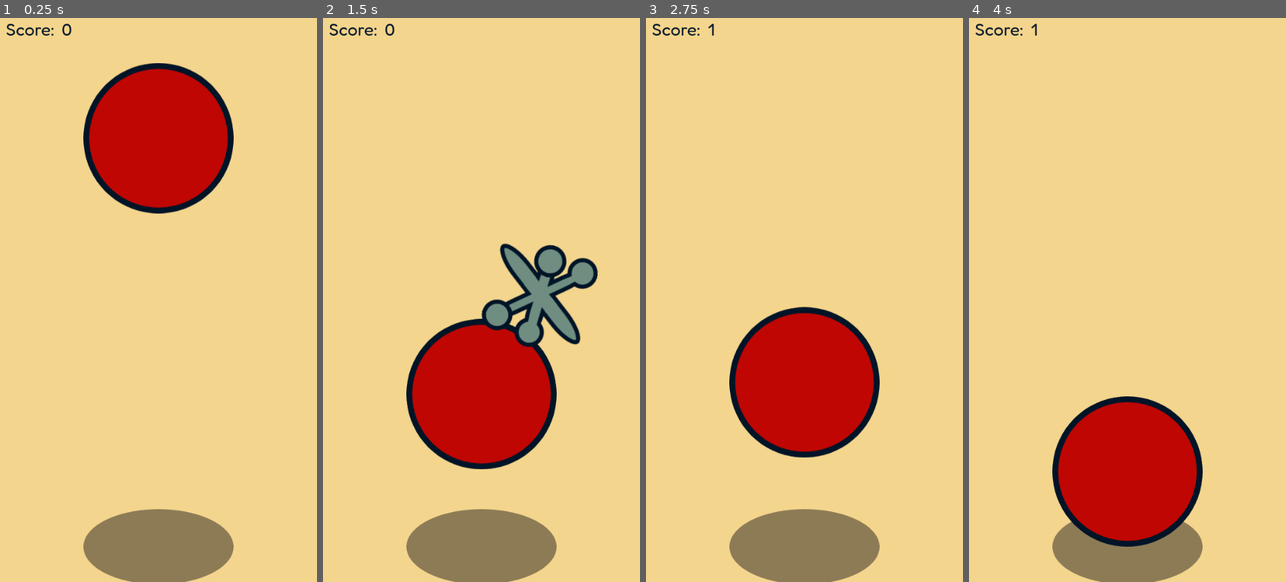
Above: before the commit, frames 1-4 (left to right).
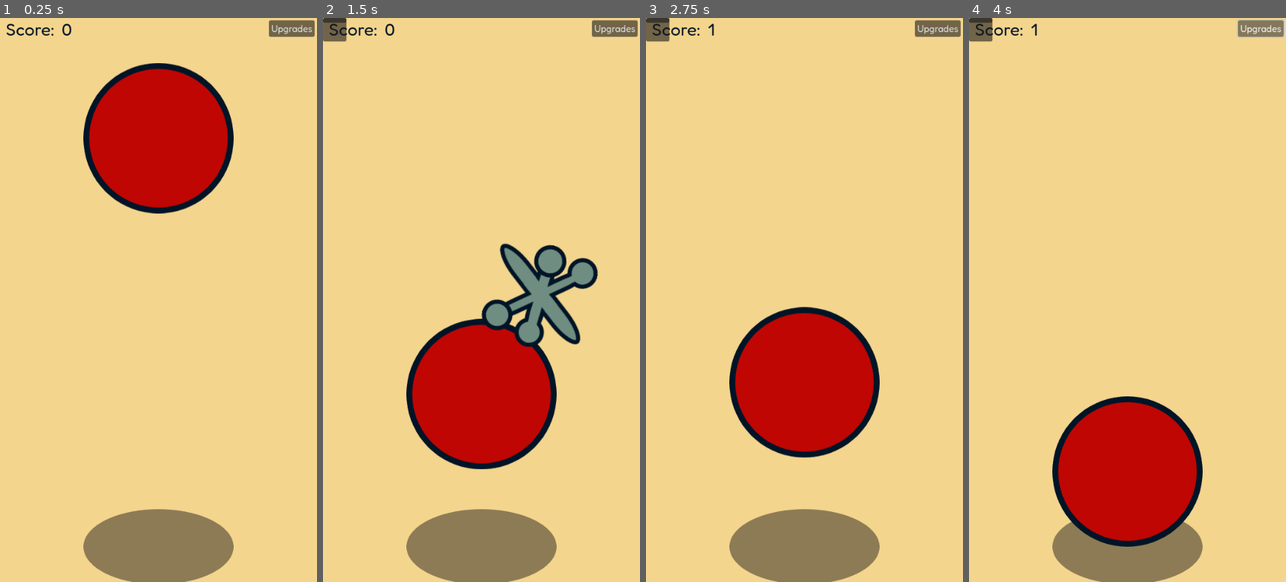
Above: after the commit, the same moments.

Repository: casellner/Idle-Jacks
Game: Godot game, scene res://game.tscn
Same seed, same stepped clock (60 frames per second), same inputs: the game is played once before the commit and once after it.
Inputs (mouse positions are in pixels of both pictures, inside the frame that each line leads up to):
- Up to frame 1 (0.25 s): no input
- Up to frame 2 (1.5 s): click (614, 29) at 0.5 s, where only the run after the commit has a clickable "Upgrades"; click (481, 469) at 1.25 s
- Up to frame 3 (2.75 s): click (861, 294) at 2 s
- Up to frame 4 (4 s): click (1127, 390) at 2.75 s; click (1260, 29) at 3.5 s, where only the run after the commit has a clickable "Upgrades"

The runs differ from the first frame. In frame 1, 0.4% of the frame differs, in the area x 84-100%, y 0-4%; in frame 2, 0.7%; in frame 3, 0.7%; in frame 4, 0.8%, in the area x 0-100%, y 0-5%.

Commit message:
Add upgrades menu logic

Diff:
--- a/Godot/game.tscn
+++ b/Godot/game.tscn
@@ -1,10 +1,11 @@
-[gd_scene load_steps=9 format=3 uid="uid://dltk7wadcodli"]
+[gd_scene load_steps=10 format=3 uid="uid://dltk7wadcodli"]
 
 [ext_resource type="PackedScene" uid="uid://q54hxsydl8vl" path="res://ball.tscn" id="1_3fcaw"]
 [ext_resource type="Script" path="res://scripts/game.gd" id="1_mj0j3"]
 [ext_resource type="Texture2D" uid="uid://lhtm352eusx5" path="res://sprites/background.png" id="3_ln215"]
 [ext_resource type="Texture2D" uid="uid://q0xf30xjme4o" path="res://sprites/shadow.png" id="4_rk1m2"]
 [ext_resource type="AudioStream" uid="uid://belr237ttqwlf" path="res://audio/jack.mp3" id="5_whfy3"]
+[ext_resource type="PackedScene" uid="uid://cgi0jne2bpvrp" path="res://upgrades_menu.tscn" id="6_1husg"]
 
 [sub_resource type="Theme" id="Theme_ql8bq"]
 default_font_size = 30
@@ -56,4 +57,16 @@
 [node name="AudioStreamPlayer2D" type="AudioStreamPlayer2D" parent="."]
 stream = ExtResource("5_whfy3")
 
+[node name="Upgrades Menu" parent="." instance=ExtResource("6_1husg")]
+visible = false
+
+[node name="UpgradesButton" type="Button" parent="."]
+offset_left = 458.0
+offset_top = 4.0
+offset_right = 536.0
+offset_bottom = 32.0
+text = "Upgrades"
+
 [connection signal="ball_clicked" from="Ball" to="." method="_on_ball_ball_clicked"]
+[connection signal="upgrades_menu_close" from="Upgrades Menu" to="." method="_on_upgrades_menu_upgrades_menu_close"]
+[connection signal="pressed" from="UpgradesButton" to="." method="_on_upgrades_button_pressed"]
--- a/Godot/scripts/game.gd
+++ b/Godot/scripts/game.gd
@@ -61,3 +61,13 @@
 	if $Ball.is_on_floor():
 		$Ball.jump = true # tell ball to jump
 		spawn_jack() #spawn a jack
+
+# Function: _on_upgrades_menu_upgrades_menu_close()
+# Purpose:  This function is called when the upgrades_menu scene emits "upgrades_menu_close"
+#
+func _on_upgrades_menu_upgrades_menu_close() -> void:
+	$"Upgrades Menu".hide()
+
+
+func _on_upgrades_button_pressed() -> void:
+	$"Upgrades Menu".show()
--- /dev/null
+++ b/Godot/scripts/upgrades_menu.gd
@@ -0,0 +1,16 @@
+extends Control
+
+signal upgrades_menu_close
+
+# Called when the node enters the scene tree for the first time.
+func _ready() -> void:
+	pass # Replace with function body.
+
+
+# Called every frame. 'delta' is the elapsed time since the previous frame.
+func _process(delta: float) -> void:
+	pass
+
+
+func _on_close_pressed() -> void:
+	emit_signal("upgrades_menu_close")
--- /dev/null
+++ b/Godot/upgrades_menu.tscn
@@ -0,0 +1,25 @@
+[gd_scene load_steps=2 format=3 uid="uid://cgi0jne2bpvrp"]
+
+[ext_resource type="Script" path="res://scripts/upgrades_menu.gd" id="1_xf4eo"]
+
+[node name="Upgrades Menu" type="Control"]
+layout_mode = 3
+anchors_preset = 15
+anchor_right = 1.0
+anchor_bottom = 1.0
+grow_horizontal = 2
+grow_vertical = 2
+script = ExtResource("1_xf4eo")
+
+[node name="PanelContainer" type="PanelContainer" parent="."]
+layout_mode = 0
+offset_right = 40.0
+offset_bottom = 40.0
+
+[node name="VBoxContainer" type="VBoxContainer" parent="PanelContainer"]
+layout_mode = 2
+
+[node name="Close" type="Button" parent="PanelContainer/VBoxContainer"]
+layout_mode = 2
+
+[connection signal="pressed" from="PanelContainer/VBoxContainer/Close" to="." method="_on_close_pressed"]
